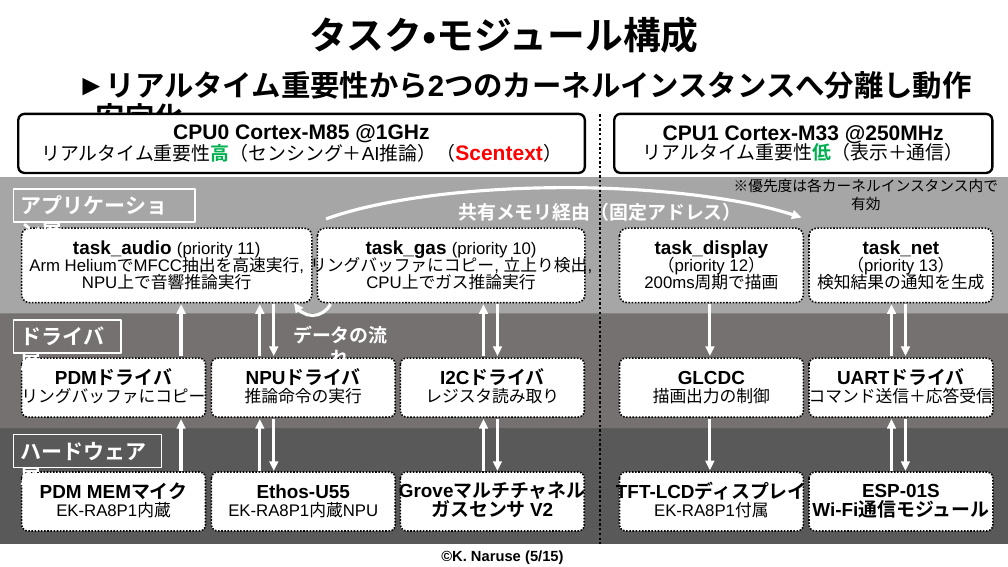
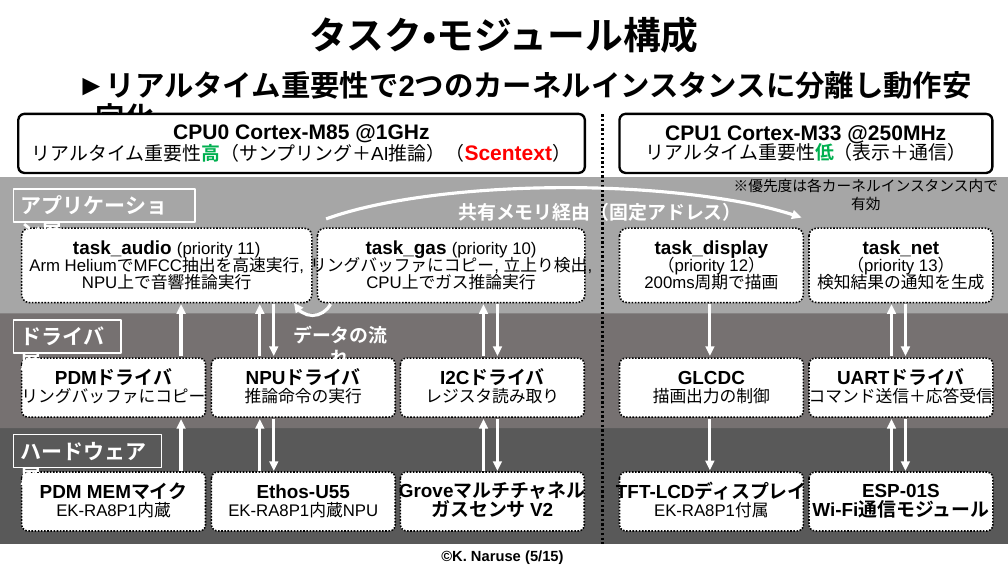
Before and after one commit to narussse/Scentext, a slide deck: slide 5 of doc/Scentext_応募作品紹介資料.pptx. Drawn at 1008x567 pixels with LibreOffice and Linux fonts; fonts in the diff are those of the drawing. Boxes give left, top, right and bottom in pixels: in the first picture for what was removed or moved away, otherwise in the second. Text is boxed around its words. In the diff, an @@ line names an element or a change of style, - is before the commit and + after.

```diff
--- a/doc/Scentext_応募作品紹介資料.pptx
+++ b/doc/Scentext_応募作品紹介資料.pptx
@@ text at [106, 71, 972, 105]: text changed @@
-► リアルタイム重要性から2つのカーネルインスタンスへ分離し動作安定化
+► リアルタイム重要性で2つのカーネルインスタンスに分離し動作安定化
@@ rounded rectangle "CPU1 Cortex-M33 @250MHz リアルタイム重要性低（表示＋通信）": place and size @@
-rounded rectangle "CPU1 Cortex-M33 @250MHz リアルタイム重要性低（表示＋通信）" at [615, 114, 993, 173]
+rounded rectangle "CPU1 Cortex-M33 @250MHz リアルタイム重要性低（表示＋通信）" at [619, 114, 992, 173]
@@ text in rounded rectangle at [32, 124, 553, 162]: text changed @@
-CPU0 Cortex-M85 @1GHz
-リアルタイム重要性高（センシング＋AI推論）（Scentext）
+CPU0 Cortex-M85 @1GHz
+リアルタイム重要性高（サンプリング＋AI推論）（Scentext）
```
Also in this commit, not shown: 2 other slides changed.
